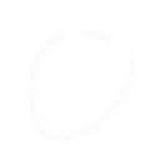
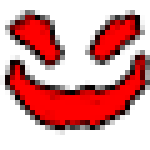
Layers edited between the first and the second w=150, h=150 image:
added group "Enemy" with 1 layers above "Clock" over bbox(5, 15, 145, 130)
added layer "Layer 2" in group "Enemy" over bbox(5, 15, 145, 130)
hid group "Clock" (5 layers) over bbox(0, 10, 150, 140)
